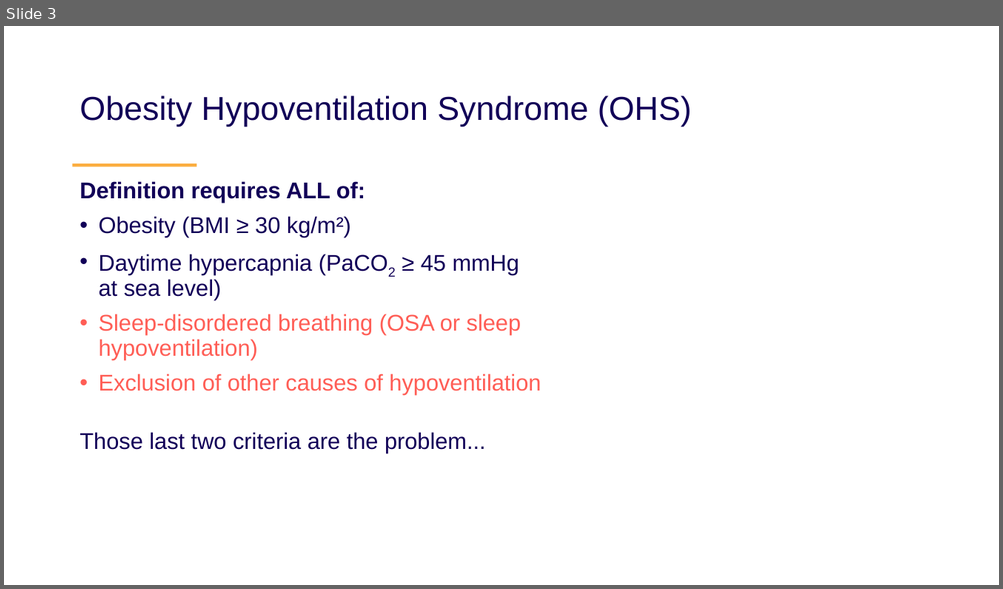
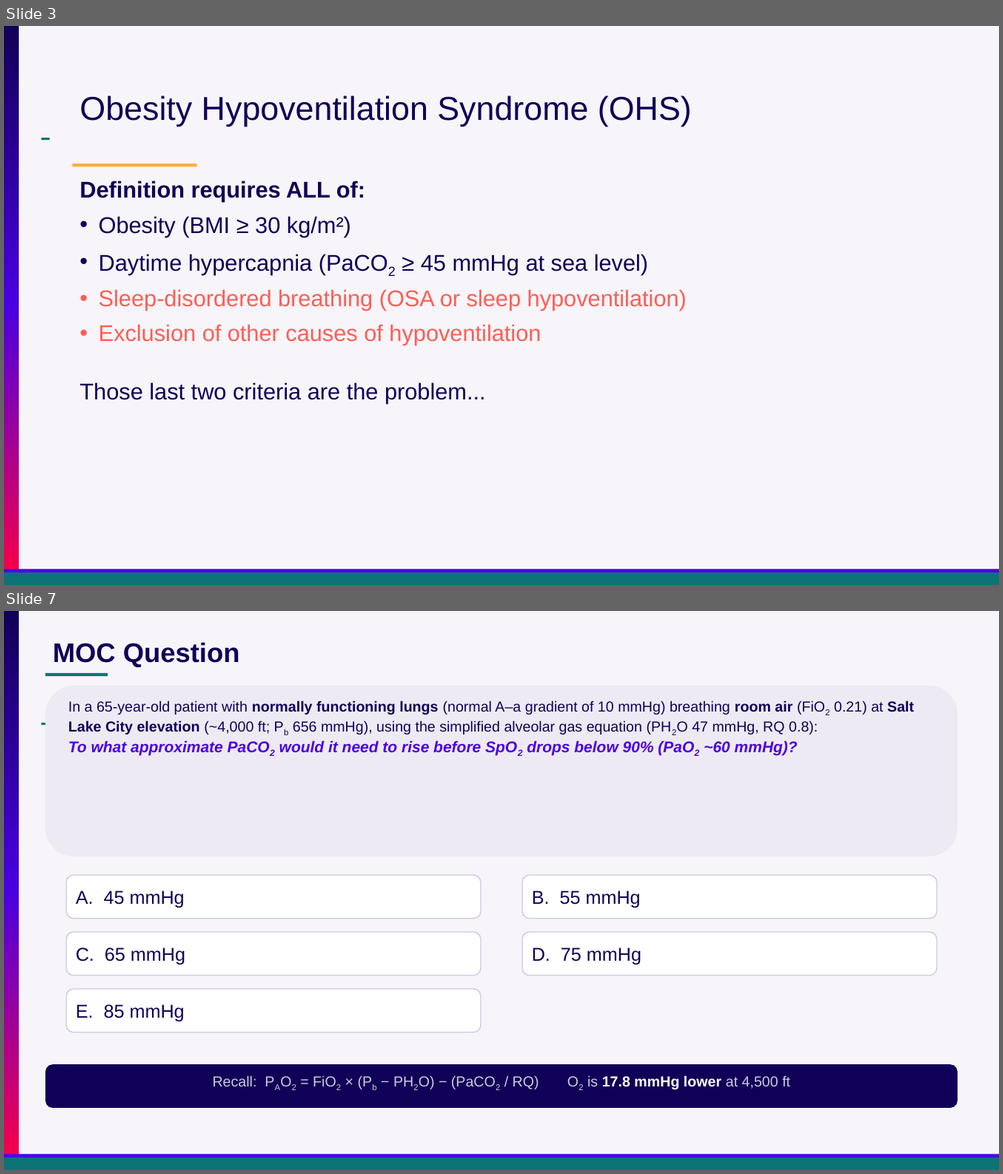
Before and after one commit to reblocke/clinical_talks, a slide deck: archive/Presentations/Locke Utah ACP OHS 2026.pptx. Shown one above the other, each under a label of ours: slide 3 before the commit, slides 3 and 7 after it; the slides between them are not shown. The pictures are 1003x589 and 1003x1174 pixels, drawn with LibreOffice and Linux fonts; fonts in the diff are those of the drawing. Boxes give left, top, right and bottom in pixels: in the first picture for what was removed or moved away, otherwise in the second. Text is boxed around its words. In the diff, an @@ line names an element or a change of style, - is before the commit and + after.

```diff
--- a/archive/Presentations/Locke Utah ACP OHS 2026.pptx
+++ b/archive/Presentations/Locke Utah ACP OHS 2026.pptx
@@ slide 7 added at <box>4,611,999,1170</box>, background #F7F5F9; not listed: 4 template elements that a slide beside it also shows @@
@@ text added at <box>53,642,240,667</box>, 26 pt, text #110057, bold @@
+MOC Question
@@ rectangle added at <box>45,673,108,676</box>, fill #0D7377 @@
@@ rounded rectangle added at <box>45,686,958,857</box>, fill #EEEAF4 @@
@@ text added at <box>68,701,913,755</box>, 14 pt, text #110057 @@
+In a 65-year-old patient with normally functioning lungs (normal A–a gradient of 10 mmHg) breathing room air (FiO2 0.21) at Salt Lake City elevation (~4,000 ft; Pb 656 mmHg), using the simplified alveolar gas equation (PH2O 47 mmHg, RQ 0.8):
+To what approximate PaCO2 would it need to rise before SpO2 drops below 90% (PaO2 ~60 mmHg)?
@@ rounded rectangle added at <box>66,875,481,918</box>, fill #FFFFFF, outline #D0C8E0 1 pt, 18 pt, text #110057 @@
+A. 45 mmHg
@@ rounded rectangle added at <box>522,875,936,918</box>, fill #FFFFFF, outline #D0C8E0 1 pt, 18 pt, text #110057 @@
+B. 55 mmHg
@@ rounded rectangle added at <box>66,933,481,976</box>, fill #FFFFFF, outline #D0C8E0 1 pt, 18 pt, text #110057 @@
+C. 65 mmHg
@@ rounded rectangle added at <box>522,933,936,976</box>, fill #FFFFFF, outline #D0C8E0 1 pt, 18 pt, text #110057 @@
+D. 75 mmHg
@@ rounded rectangle added at <box>66,989,481,1033</box>, fill #FFFFFF, outline #D0C8E0 1 pt, 18 pt, text #110057 @@
+E. 85 mmHg
@@ rounded rectangle added at <box>45,1065,958,1108</box>, fill #110057 @@
@@ text added at <box>213,1076,790,1090</box>, 14 pt, text #D0C8E0 @@
+Recall: PAO2 = FiO2 × (Pb − PH2O) − (PaCO2 / RQ) O2 is 17.8 mmHg lower at 4,500 ft
@@ slide 3 changed as well @@
@@ background #FFFFFF to #F7F5F9 @@
@@ rectangle added at <box>4,26,19,585</box>, fill gradient #110057 to #4A00E2 to #FF0044 @@
@@ rectangle added at <box>41,138,50,140</box>, fill #0D7377 @@
@@ text "Definition requires ALL of:" rewrapped from <box>79,181,540,454</box> to <box>79,181,686,404</box> @@
@@ rectangle added at <box>4,570,999,577</box>, fill #4A00E2 @@
@@ rectangle added at <box>4,573,999,585</box>, fill #0D7377 @@
```
Also in this commit, not shown: 28 other slides changed, 10 other slides added.
